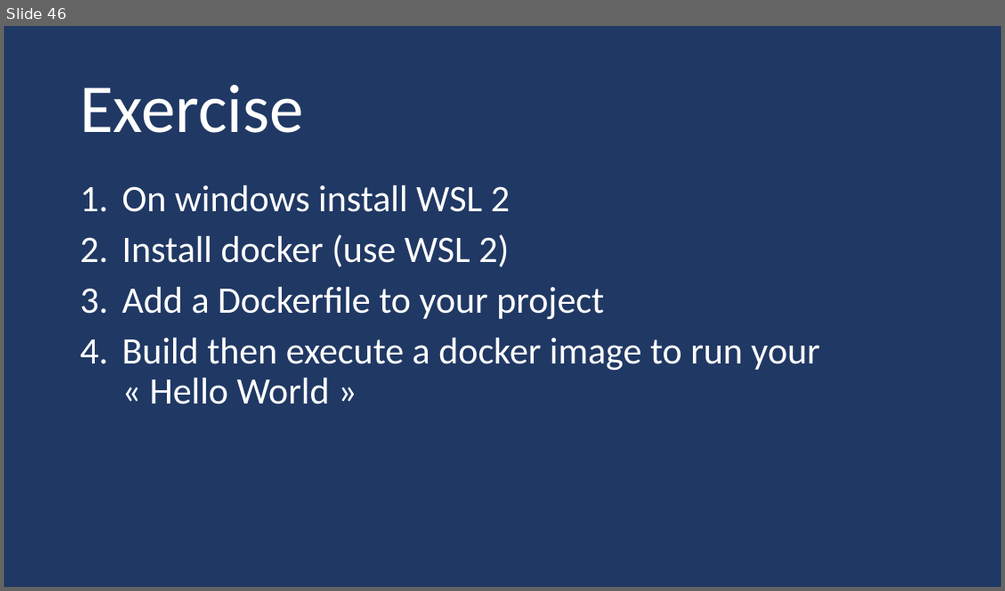
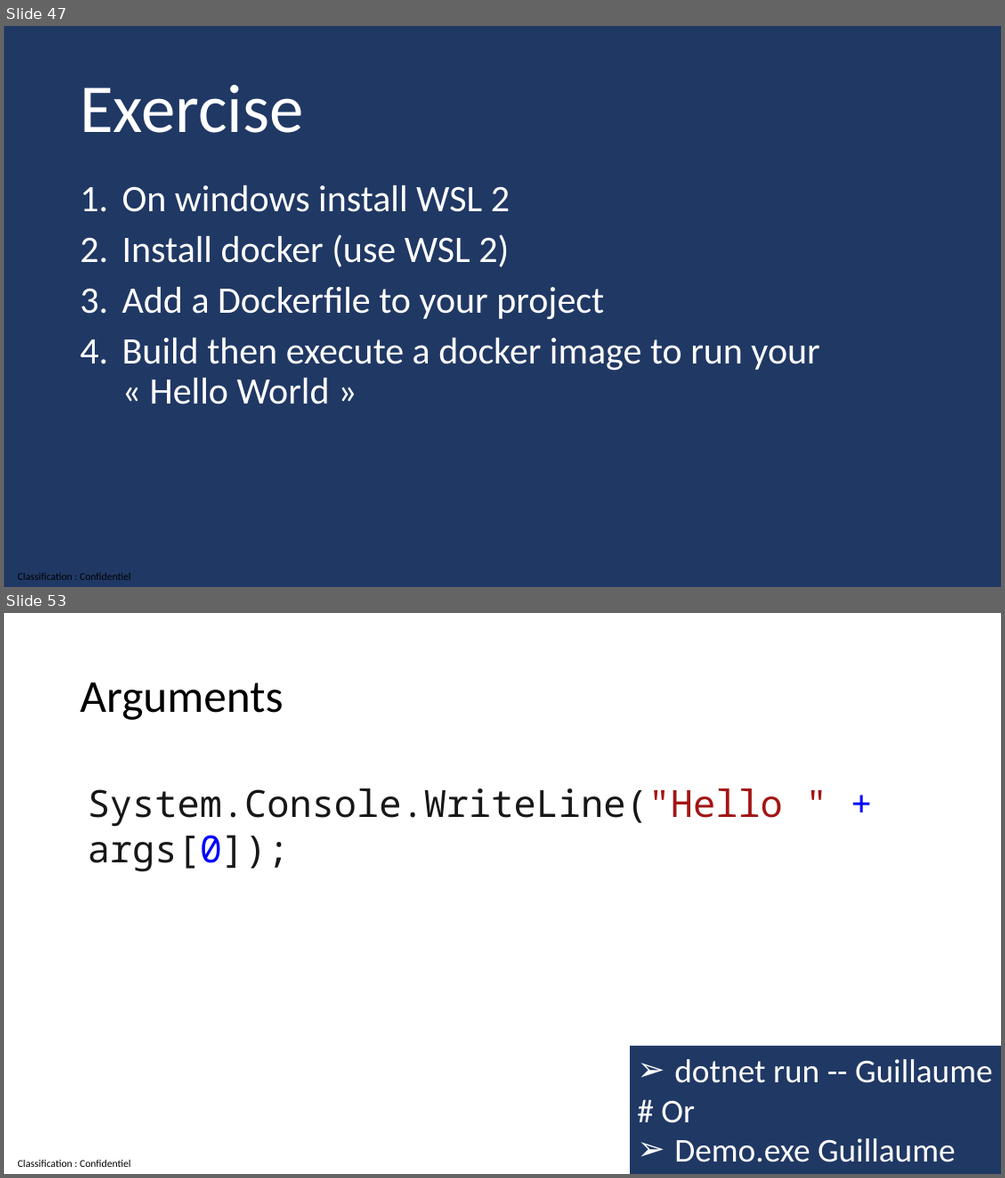
Before and after one commit to guillaume-chervet/course.dotnet, a slide deck: documentations/dotnet6.pptx. Shown one above the other, each under a label of ours: slide 46 before the commit, slides 47 and 53 after it; the slides between them are not shown. The pictures are 1005x591 and 1005x1178 pixels, drawn with LibreOffice and Linux fonts; fonts in the diff are those of the drawing. Boxes give left, top, right and bottom in pixels: in the first picture for what was removed or moved away, otherwise in the second. Text is boxed around its words. In the diff, an @@ line names an element or a change of style, - is before the commit and + after.

```diff
--- a/documentations/dotnet6.pptx
+++ b/documentations/dotnet6.pptx
@@ slide 53 added at [4, 613, 1001, 1174], background #FFFFFF; not listed: 1 template element that a slide beside it also shows @@
@@ title added at [80, 682, 283, 720], 44 pt, text #000000 @@
+Arguments
@@ text added at [88, 788, 783, 872], 36 pt, text #171717 @@
+System.Console.WriteLine("Hello " + args[0]);
@@ rectangle added at [630, 1046, 1001, 1174], fill #203864, 32 pt, text #FFFFFF @@
+➢ dotnet run -- Guillaume
+# Or
+➢ Demo.exe Guillaume
@@ what was slide 46 is now slide 47 @@
@@ slide 47 changed as well @@
@@ text added at [17, 572, 130, 580], 10 pt, text #000000 @@
+Classification : Confidentiel
```
Also in this commit, not shown: 193 other slides changed, 3 other slides added, 1 slide removed.
